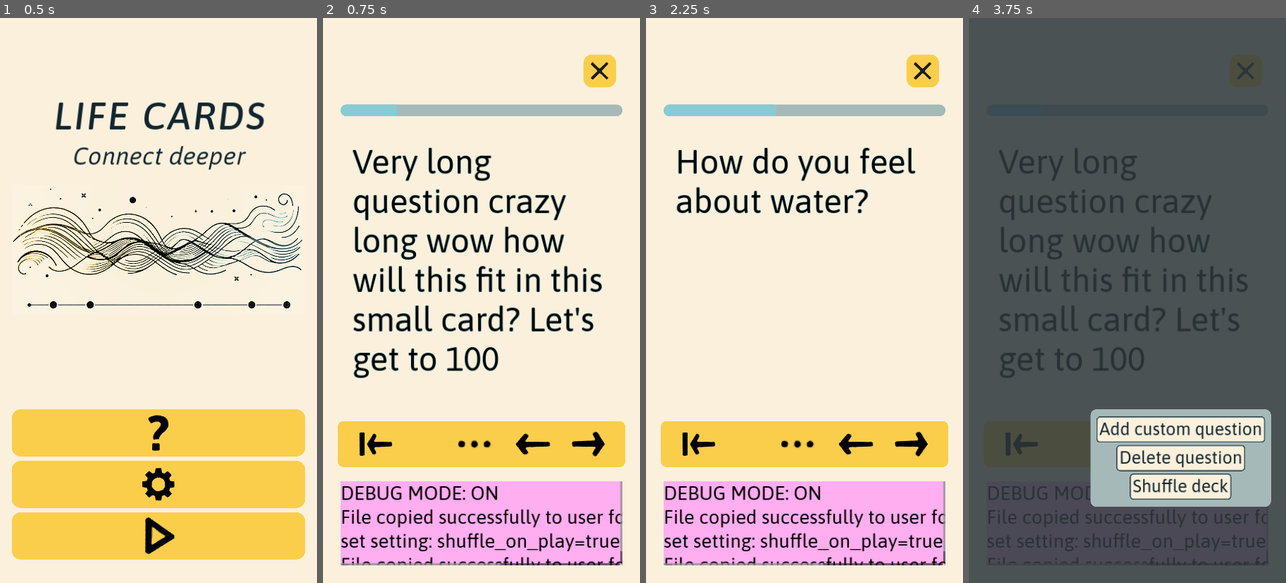
Above: before the commit, frames 1-4 (left to right).
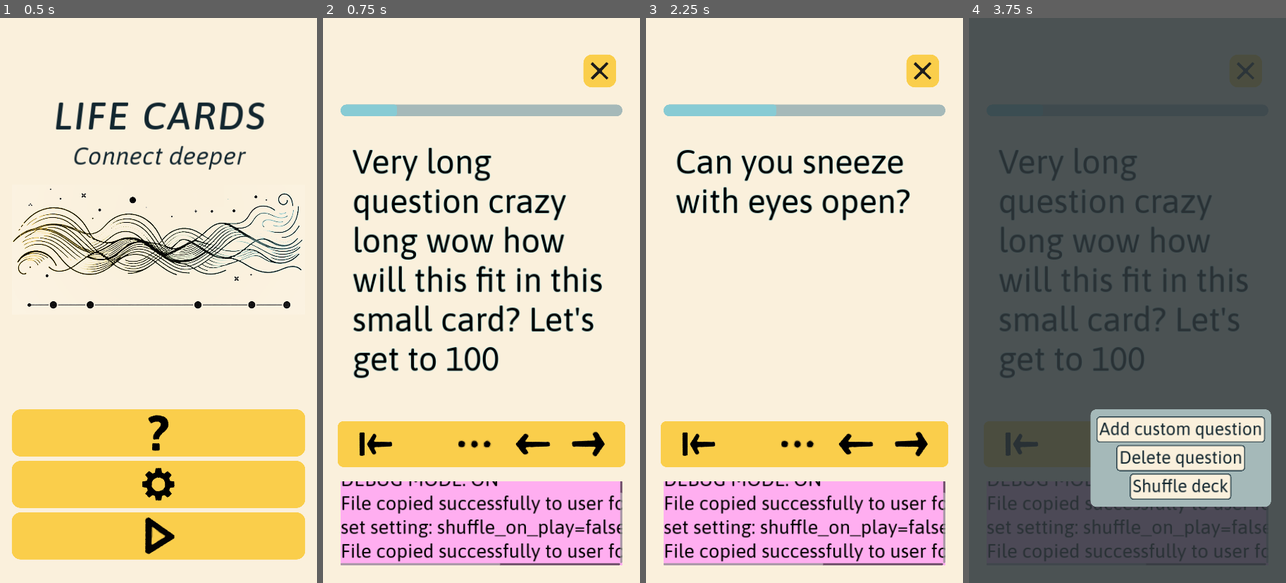
Above: after the commit, the same moments.

Repository: edoartworks/LifeCards
Game: Godot game, scene res://Game/screen_main.tscn
The game is run twice, just before and just after one commit, with the same random seed, the same clock (stepped at 60 frames per second) and the same inputs.
Inputs (mouse positions are in pixels of both pictures, inside the frame that each line leads up to):
- Up to frame 1 (0.5 s): no input
- Up to frame 2 (0.75 s): click (481, 537) at 0.5 s
- Up to frame 3 (2.25 s): click (804, 537) at 1.25 s; click (909, 441) at 2 s
- Up to frame 4 (3.75 s): click (1019, 441) at 2.75 s; click (1121, 441) at 3.5 s

Frame 1 is identical in both runs. In frame 2, 5.4% of the frame differs, in the area x 5-95%, y 82-97%; in frame 3, 8.9%, in the area x 5-95%, y 22-97%; in frame 4, 2.2%.

Commit message:
added deck reset setting button

Diff:
--- a/Data/settings.cfg
+++ b/Data/settings.cfg
@@ -1,3 +1,3 @@
 [main]
 
-shuffle_on_play=true
+shuffle_on_play=false
--- a/Game/Globals/Global.gd
+++ b/Game/Globals/Global.gd
@@ -42,6 +42,7 @@
 	load_questions()
 
 	SignalBus.shuffle_deck.connect(_shuffle_deck)
+	SignalBus.reset_deck_default.connect(_reset_questions_to_default)
 
 
 func _shuffle_deck() -> void:
@@ -128,12 +129,6 @@
 		debug("Error saving settings file.")
 
 
-func load_questions() -> void:
-	QUESTIONS = _read_text_file(QUESTIONS_USER_PATH)
-	if QUESTIONS.size() == 0:
-		debug("No questions loaded.")
-
-
 func copy_file(source_path: String, destination_path: String, override_existing: bool = true) -> void:
 	var source_file = FileAccess.open(source_path, FileAccess.READ)
 	if source_file:
@@ -154,6 +149,17 @@
 		debug(str("Failed to open source file: " + source_path))
 
 
+func load_questions() -> void:
+	QUESTIONS = _read_text_file(QUESTIONS_USER_PATH)
+	if QUESTIONS.size() == 0:
+		debug("No questions loaded.")
+
+
+func _reset_questions_to_default() -> void:
+	copy_file(QUESTIONS_SRC_PATH, QUESTIONS_USER_PATH)
+	load_questions()
+
+
 ### DEBUG
 func set_half_resolution() -> void:
 	var current_size = DisplayServer.window_get_size()
--- a/Game/Globals/SignalBus.gd
+++ b/Game/Globals/SignalBus.gd
@@ -43,3 +43,6 @@
 
 @warning_ignore("unused_signal")
 signal android_back_request
+
+@warning_ignore("unused_signal")
+signal reset_deck_default
--- a/Game/screen_card.gd
+++ b/Game/screen_card.gd
@@ -24,15 +24,14 @@
 	SignalBus.new_question_added.connect(_on_new_question_added)
 	SignalBus.current_question_deleted.connect(_on_current_question_deleted)
 	SignalBus.shuffle_deck.connect(_on_deck_shuffled)
+	SignalBus.reset_deck_default.connect(_on_deck_reset)
 
-	# Init UI elements
-	refresh_card_text()
-	PROG_BAR.max_value = Global.QUESTIONS.size()
-	PROG_BAR.value = 1
 	if Global.DEBUG_MODE:
 		DEBUG_LOG = get_node(debug_log_lbl_path)
 		DEBUG_SCROLL = DEBUG_LOG.get_parent()
 		DEBUG_SCROLL.visible = true
+
+	init_UI()
 
 
 func _process(_delta: float) -> void:
@@ -42,6 +41,12 @@
 			return
 		DEBUG_LOG.text = Global.DEBUG_LOG
 		call_deferred("_debug_scroll_to_bottom")
+
+
+func init_UI() -> void:
+	refresh_card_text()
+	PROG_BAR.max_value = Global.QUESTIONS.size()
+	PROG_BAR.value = 1
 
 
 func change_card_fwd() -> bool:
@@ -85,7 +90,7 @@
 
 
 func _debug_scroll_to_bottom():
-	DEBUG_SCROLL.scroll_vertical = DEBUG_SCROLL.get_v_scroll_bar().max_value
+	DEBUG_SCROLL.set_deferred("scroll_vertical", DEBUG_SCROLL.get_v_scroll_bar().max_value)
 
 
 func _on_btn_menu_pressed() -> void:
@@ -124,6 +129,10 @@
 	set_card_to_first()
 
 
+func _on_deck_reset() -> void:
+	init_UI()
+
+
 func _on_btn_exit_pressed() -> void:
 	SignalBus.card_screen_exit_pressed.emit()
 
--- a/Game/screen_settings.gd
+++ b/Game/screen_settings.gd
@@ -11,3 +11,7 @@
 
 func _on_toggle_shuffle_play_toggle_pressed(setting_key: String, new_toggle_state: bool) -> void:
 	Global.set_setting(setting_key, new_toggle_state)
+
+
+func _on_btn_reset_deck_pressed() -> void:
+	SignalBus.reset_deck_default.emit()
--- a/Game/screen_settings.tscn
+++ b/Game/screen_settings.tscn
@@ -47,6 +47,16 @@
 layout_mode = 2
 size_flags_vertical = 3
 
+[node name="btn_reset_deck" type="Button" parent="BG/MarginContainer/cont_main"]
+layout_mode = 2
+size_flags_horizontal = 4
+theme_type_variation = &"Button_Text_Menu"
+text = "Reset deck to default"
+
+[node name="spacer6" type="Control" parent="BG/MarginContainer/cont_main"]
+custom_minimum_size = Vector2(0, 40)
+layout_mode = 2
+
 [node name="btn_add_q" type="Button" parent="BG/MarginContainer/cont_main"]
 layout_mode = 2
 size_flags_horizontal = 4
@@ -57,7 +67,6 @@
 layout_mode = 2
 display_text = "Shuffle deck on play"
 setting_key = "shuffle_on_play"
-setting_value = true
 
 [node name="spacer5" type="Control" parent="BG/MarginContainer/cont_main"]
 custom_minimum_size = Vector2(0, 60)
@@ -80,6 +89,7 @@
 size_flags_horizontal = 3
 size_flags_stretch_ratio = 0.02
 
+[connection signal="pressed" from="BG/MarginContainer/cont_main/btn_reset_deck" to="." method="_on_btn_reset_deck_pressed"]
 [connection signal="pressed" from="BG/MarginContainer/cont_main/btn_add_q" to="." method="_on_btn_add_q_pressed"]
 [connection signal="toggle_pressed" from="BG/MarginContainer/cont_main/toggle_shuffle_play" to="." method="_on_toggle_shuffle_play_toggle_pressed"]
 [connection signal="pressed" from="BG/MarginContainer/cont_main/HBoxContainer/btn_exit" to="." method="_on_btn_exit_pressed"]
